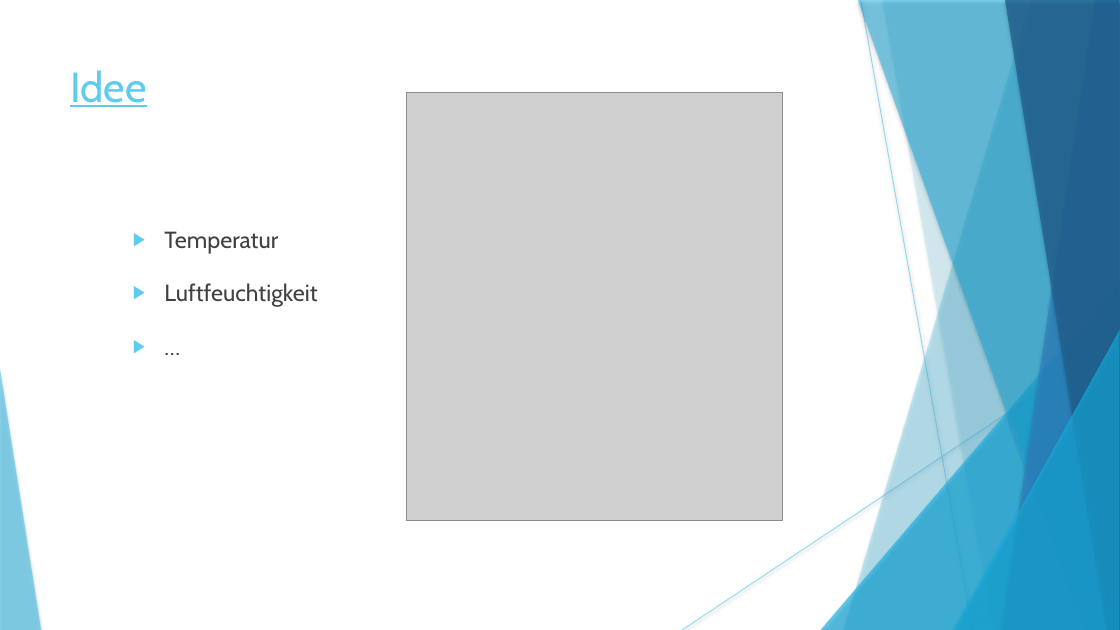
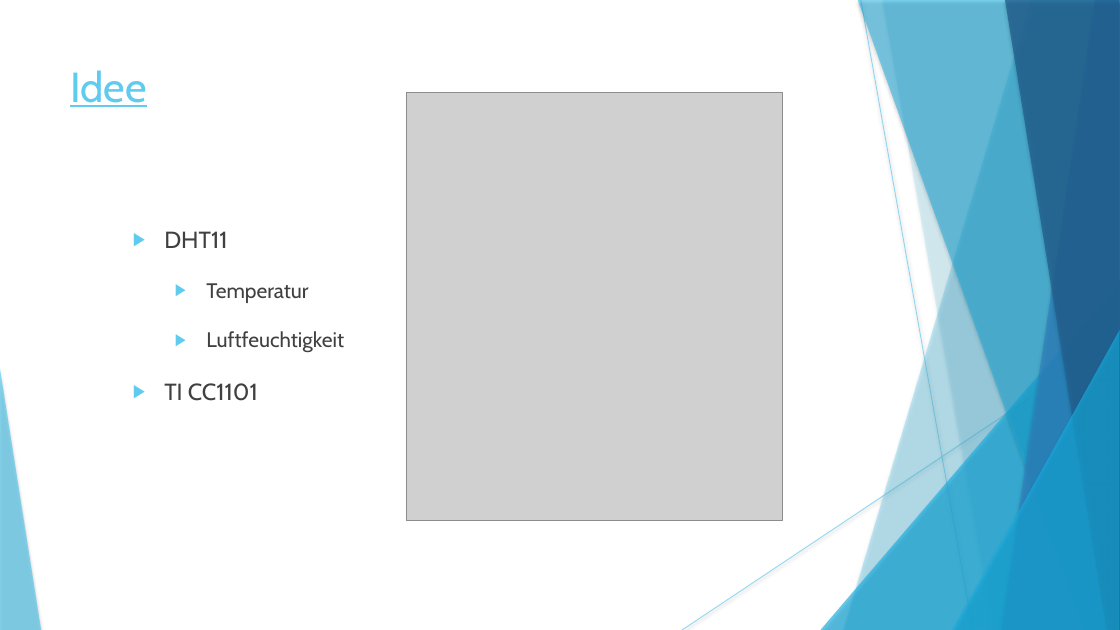
Before and after one commit to rinnerfabian/unistuff, a slide deck: slide 4 of 5. Semester/IoT/iot/powerPoint.pptx. Drawn at 1120x630 pixels with LibreOffice and Linux fonts; fonts in the diff are those of the drawing; grey boxes stand for pictures. Boxes give left, top, right and bottom in pixels: in the first picture for what was removed or moved away, otherwise in the second. Text is boxed around its words. In the diff, an @@ line names an element or a change of style, - is before the commit and + after.

```diff
--- a/5. Semester/IoT/iot/powerPoint.pptx
+++ b/5. Semester/IoT/iot/powerPoint.pptx
@@ text at [164, 231, 227, 248]: paragraph added @@
+▶ DHT11
@@ text at [206, 283, 344, 353]: size 20 to 18 pt in "Temperatur", "Luftfeuchtigkeit"; list level 1 to 2 in "Temperatur"; list level 1 to 2 in "Luftfeuchtigkeit" @@
@@ text at [164, 383, 258, 401]: text changed @@
-▶ …
+▶ TI CC1101
```
Also in this commit, not shown: 1 other slide changed.
